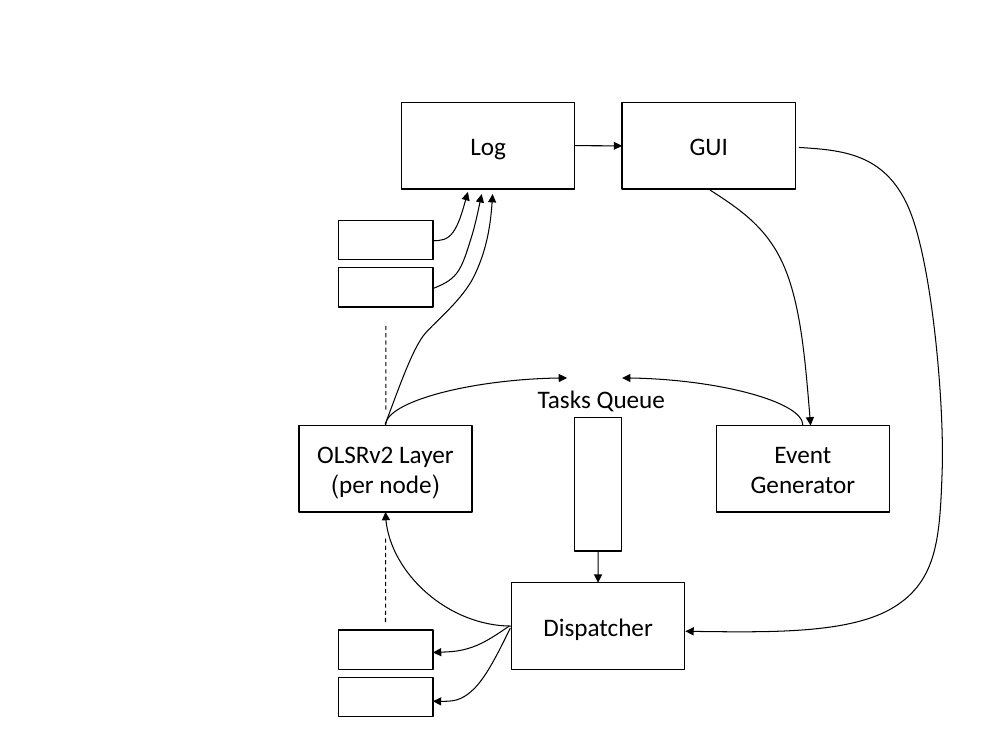
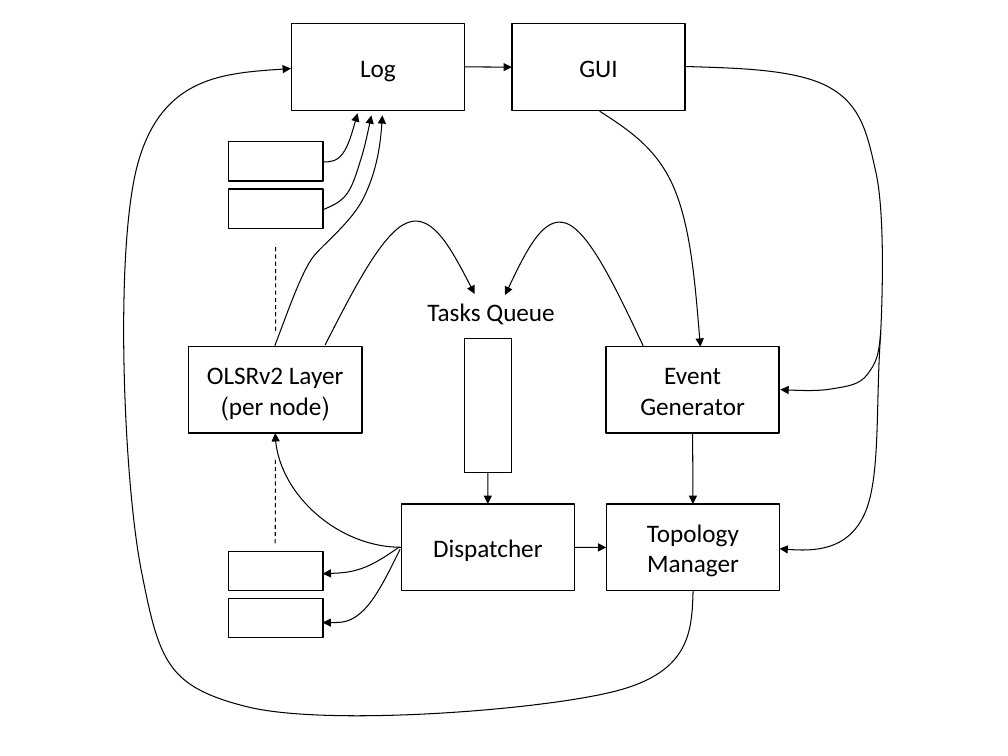
Before and after one commit to assafi/olsrsim, a slide deck: slide 1 of OLSRv2/docs/OLSRv2 Sim design.pptx. Drawn at 1008x756 pixels with LibreOffice and Linux fonts; fonts in the diff are those of the drawing. Boxes give left, top, right and bottom in pixels: in the first picture for what was removed or moved away, otherwise in the second. Text is boxed around its words. In the diff, an @@ line names an element or a change of style, - is before the commit and + after.

```diff
--- a/OLSRv2/docs/OLSRv2 Sim design.pptx
+++ b/OLSRv2/docs/OLSRv2 Sim design.pptx
@@ freeform shape added at <box>114,69,694,727</box>, outline #000000 0.75 pt @@
@@ 10 rectangles, 6 freeform shapes, 2 curved arrows, 2 lines, 1 arrow: place and size @@
-10 rectangles, 6 freeform shapes, 2 curved arrows, 2 lines, 1 arrow at <box>299,103,890,717</box>
+10 rectangles, 6 freeform shapes, 2 curved arrows, 2 lines, 1 arrow at <box>188,23,779,638</box>
@@ freeform shape added at <box>684,67,884,391</box>, outline #000000 0.75 pt @@
@@ freeform shape added at <box>326,214,475,345</box>, outline #000000 0.75 pt @@
@@ freeform shape added at <box>505,215,643,346</box>, outline #000000 0.75 pt @@
@@ text "Tasks Queue": place and size @@
-text "Tasks Queue" at <box>538,390,665,412</box>
+text "Tasks Queue" at <box>427,303,554,325</box>
@@ freeform shape: place and size @@
-freeform shape at <box>685,147,944,633</box>
+freeform shape at <box>779,333,881,552</box>
@@ curved arrow removed from (385, 425) to (568, 378) @@
@@ curved arrow removed from (803, 425) to (622, 378) @@
@@ arrow added from (692, 433) to (694, 504), #000000 0.75 pt @@
@@ rectangle added at <box>607,504,780,591</box>, outline #000000 1 pt, 18 pt, text #000000 @@
+Topology Manager
@@ arrow added from (575, 547) to (607, 547), #000000 0.75 pt @@
```
